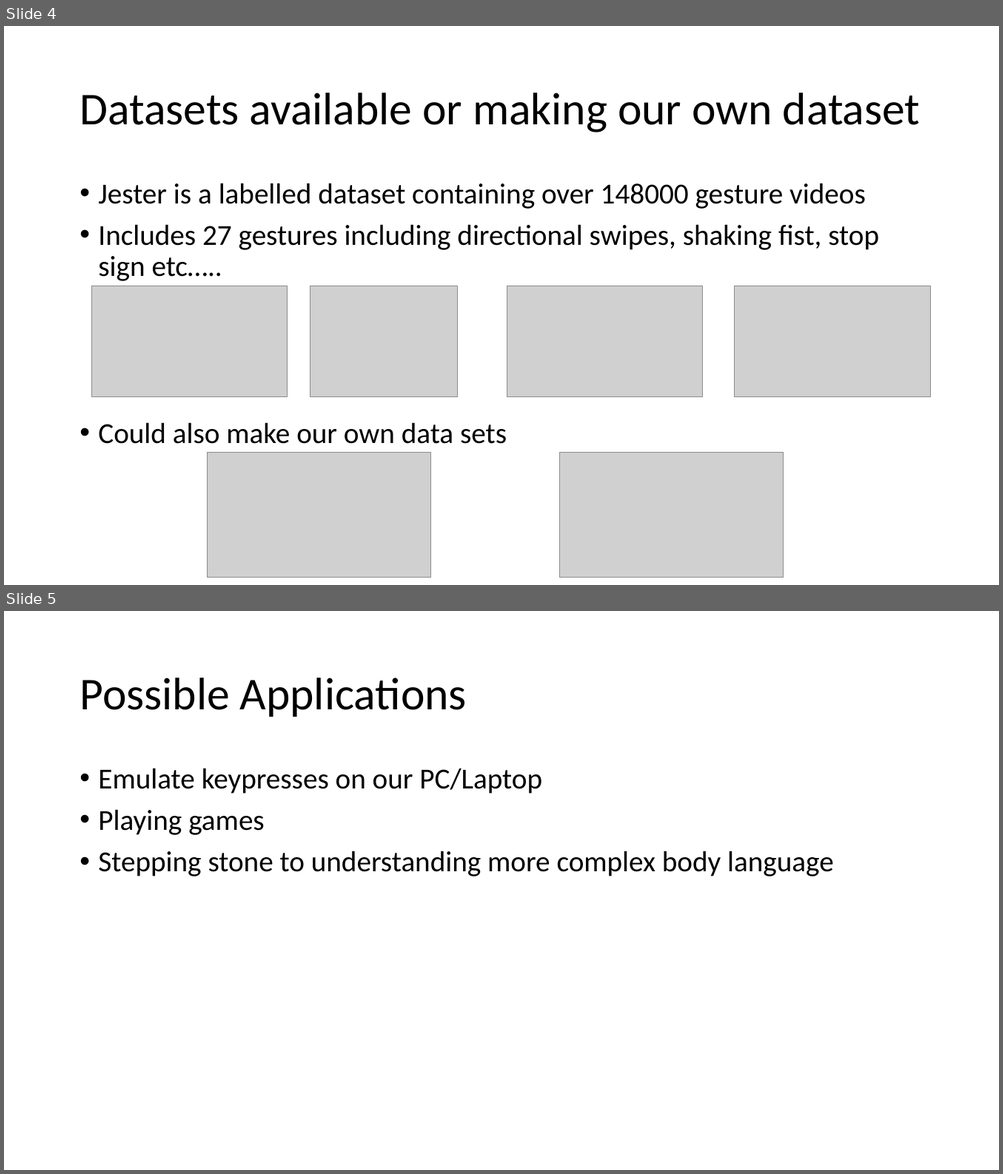
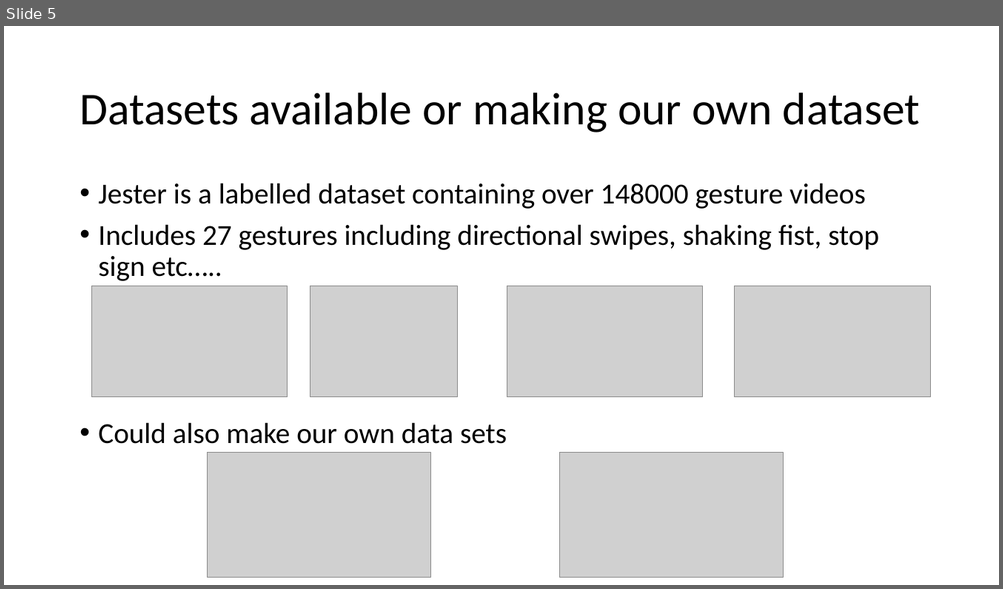
Before and after one commit to Inder95/CeADAR---Gesture-Recognition, a slide deck: CeADAR-Gesture_presentation.ppt. Shown one above the other, each under a label of ours: slides 4 and 5 before the commit, slide 5 after it. The pictures are 1003x1174 and 1003x589 pixels, drawn with LibreOffice and Linux fonts; fonts in the diff are those of the drawing; grey boxes stand for pictures. Boxes give left, top, right and bottom in pixels: in the first picture for what was removed or moved away, otherwise in the second. Text is boxed around its words. In the diff, an @@ line names an element or a change of style, - is before the commit and + after.

```diff
--- a/CeADAR-Gesture_presentation.ppt
+++ b/CeADAR-Gesture_presentation.ppt
@@ slide 5 removed at box(4, 611, 999, 1170), background #FFFFFF @@
@@ title removed at box(79, 678, 466, 717) @@
-Possible Applications
@@ text removed at box(98, 768, 834, 877) @@
-• Emulate keypresses on our PC/Laptop
-• Playing games
-• Stepping stone to understanding more complex body language
@@ what was slide 4 is now slide 5 @@
```
Also in this commit, not shown: 2 slides changed, 2 slides added.
